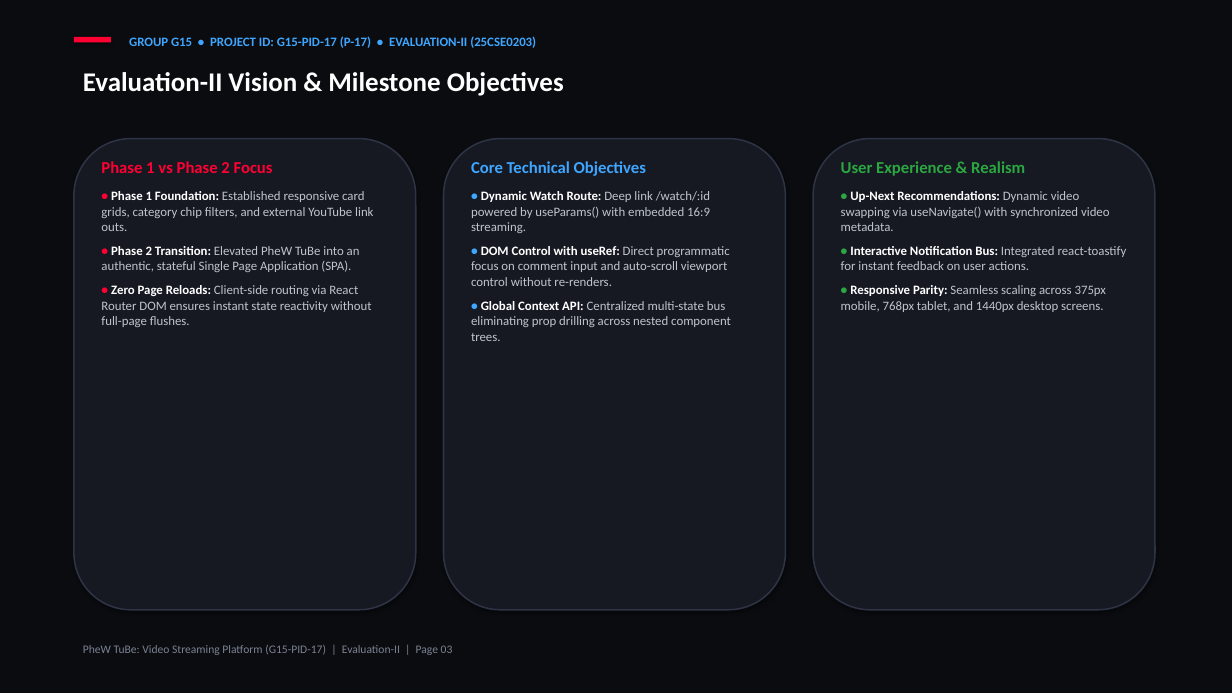
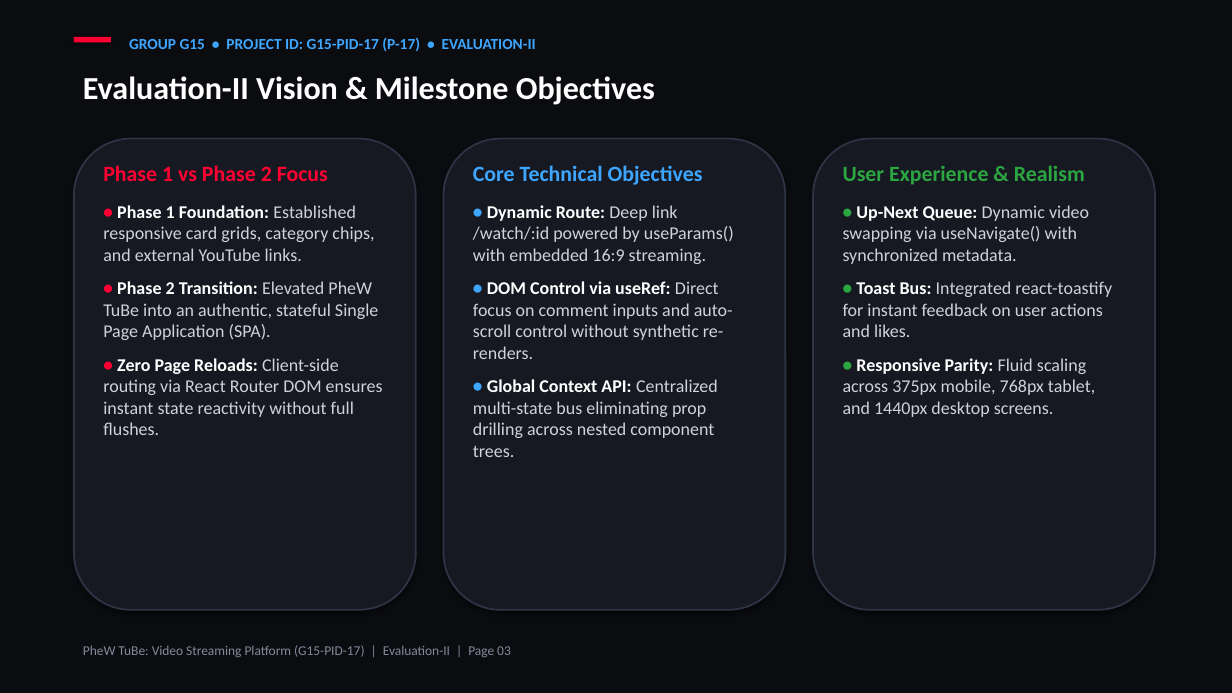
Before and after one commit to kishan-777/Front-End-Engineering_Evaluation-based-project, a slide deck: slide 3 of G15-PID-17.pptx. Drawn at 1232x693 pixels with LibreOffice and Linux fonts; fonts in the diff are those of the drawing. Boxes give left, top, right and bottom in pixels: in the first picture for what was removed or moved away, otherwise in the second. Text is boxed around its words. In the diff, an @@ line names an element or a change of style, - is before the commit and + after.

Commit message:
docs(presentation): update G15-PID-17 PPTX and PDF with 14pt fonts, real image showcases, and slide alignment

```diff
--- a/G15-PID-17.pptx
+++ b/G15-PID-17.pptx
@@ text at (129,37,536,51): text changed; size 10 to 12 pt @@
-GROUP G15 • PROJECT ID: G15-PID-17 (P-17) • EVALUATION-II (25CSE0203)
+GROUP G15 • PROJECT ID: G15-PID-17 (P-17) • EVALUATION-II
@@ text "Evaluation-II Vision & Milestone Objectives" at (83,76,655,105): size 21 to 25 pt @@
@@ outline #2E3445 1.2 pt to #2E3445 1.4 pt in 3 elements at (74,139,416,610), (444,139,786,610), (813,139,1155,610) @@
@@ text at (103,165,378,340): size 13 to 17 pt in "Phase 1 vs Phase 2 Focus"; size 10.5 to 15 pt in "•"; size 10 to 14 pt in "Phase 2 Transition: Elevated PheW TuBe into ..."; text colour #BEC3CD to #CDD2DC in "Elevated PheW TuBe into an authentic, stateful ..."; more space between paragraphs @@
@@ text at (473,165,718,457): size 13 to 17 pt in "Core Technical Objectives"; size 10.5 to 15 pt in "•"; size 10 to 14 pt in "Global Context API: Centralized multi-state bus eliminating ..."; text colour #BEC3CD to #CDD2DC in "Centralized multi-state bus eliminating prop drilling across ..."; more space between paragraphs @@
@@ text at (843,165,1085,185): size 13 to 17 pt in "User Experience & Realism"; more space between paragraphs @@
@@ text at (103,205,374,261): text changed; size 10 to 14 pt; text colour #BEC3CD to #CDD2DC @@
-• Phase 1 Foundation: Established responsive card grids, category chip filters, and external YouTube link outs.
+• Phase 1 Foundation: Established responsive card grids, category chips, and external YouTube links.
@@ text at (473,205,734,359): text changed; size 10 to 14 pt; text colour #BEC3CD to #CDD2DC @@
-• Dynamic Watch Route: Deep link /watch/:id powered by useParams() with embedded 16:9 streaming.
-• DOM Control with useRef: Direct programmatic focus on comment input and auto-scroll viewport control without re-renders.
+• Dynamic Route: Deep link /watch/:id powered by useParams() with embedded 16:9 streaming.
+• DOM Control via useRef: Direct focus on comment inputs and auto-scroll control without synthetic re-renders.
@@ text at (843,205,1103,417): text changed; size 10 to 14 pt; text colour #BEC3CD to #CDD2DC @@
-• Up-Next Recommendations: Dynamic video swapping via useNavigate() with synchronized video metadata.
-• Interactive Notification Bus: Integrated react-toastify for instant feedback on user actions.
-• Responsive Parity: Seamless scaling across 375px mobile, 768px tablet, and 1440px desktop screens.
+• Up-Next Queue: Dynamic video swapping via useNavigate() with synchronized metadata.
+• Toast Bus: Integrated react-toastify for instant feedback on user actions and likes.
+• Responsive Parity: Fluid scaling across 375px mobile, 768px tablet, and 1440px desktop screens.
@@ text at (103,358,383,435): text changed; size 10 to 14 pt; text colour #BEC3CD to #CDD2DC @@
-• Zero Page Reloads: Client-side routing via React Router DOM ensures instant state reactivity without full-page flushes.
+• Zero Page Reloads: Client-side routing via React Router DOM ensures instant state reactivity without full flushes.
@@ text "PheW TuBe: Video Streaming Platform ..." at (83,645,511,657): size 9 to 10.5 pt, text colour #7B8293 to #828A9B @@
```
Also in this commit, not shown: 10 other slides changed, 1 slide added, 1 slide removed, 1 other file.
